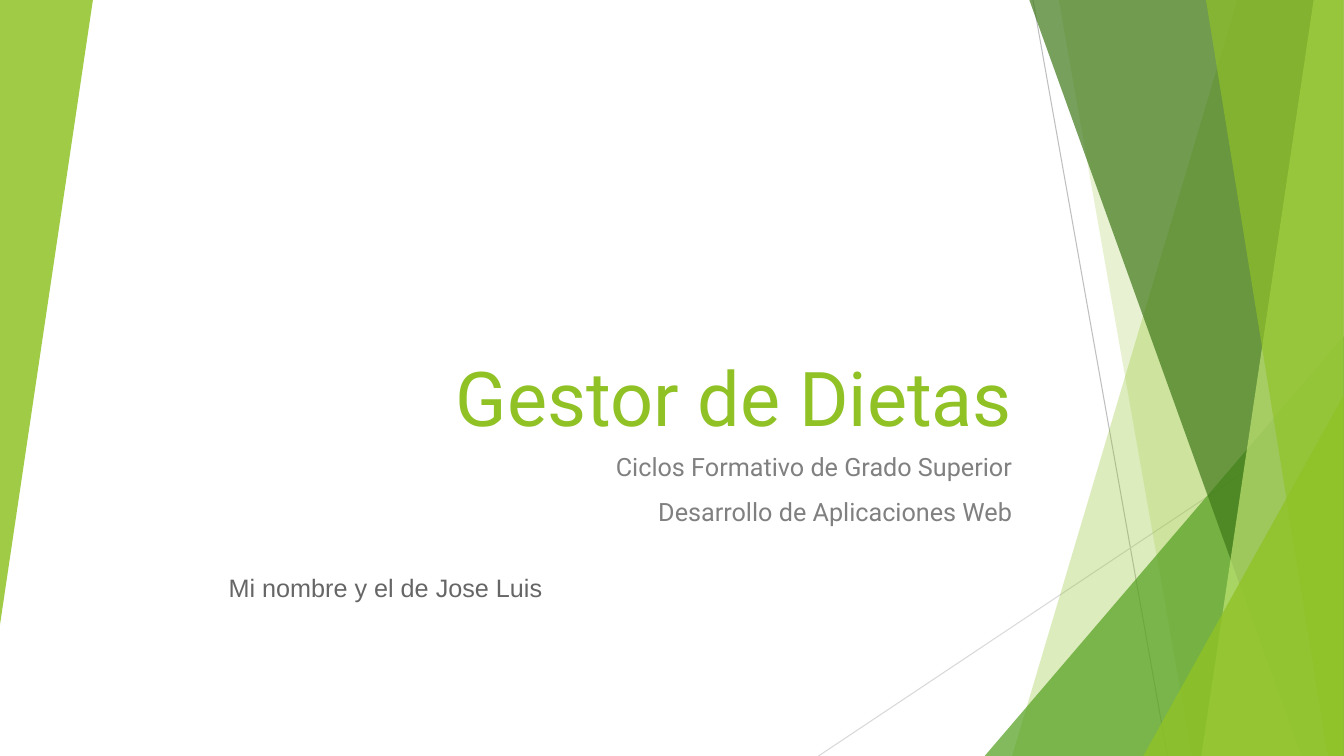
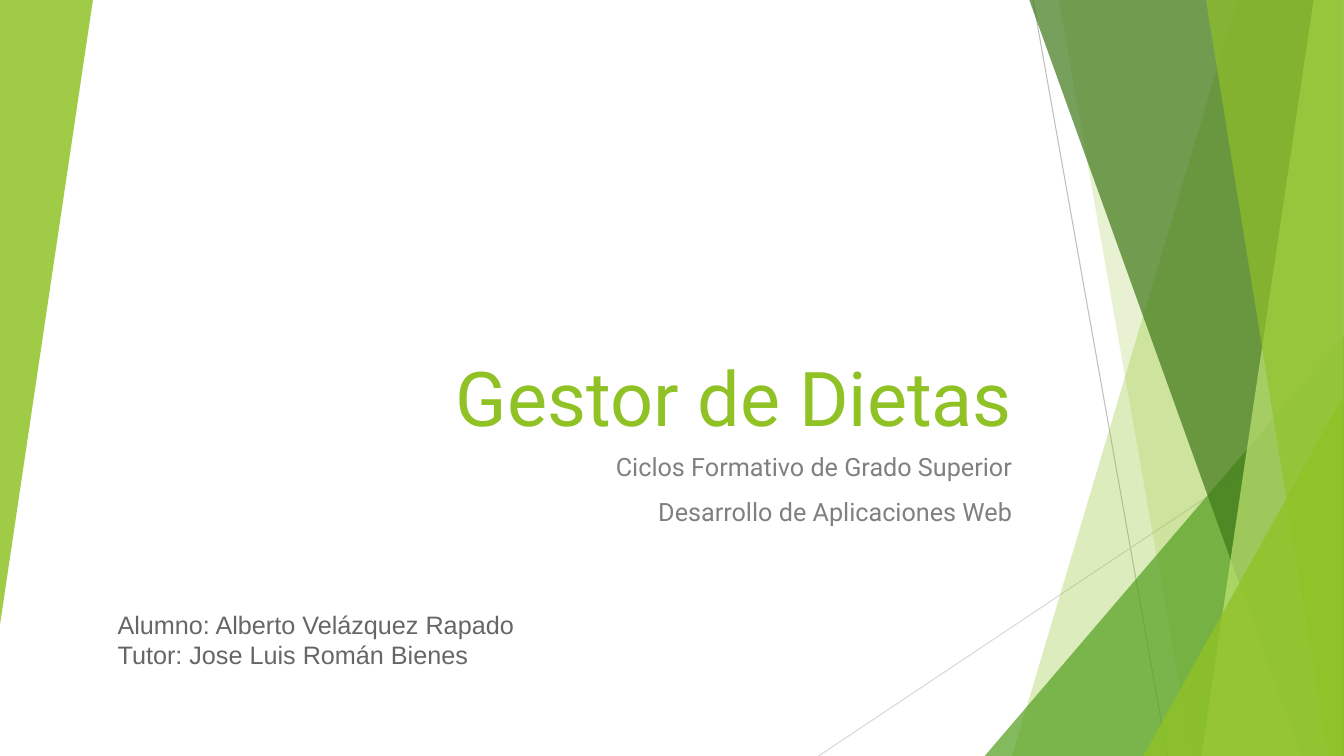
Before and after one commit to AlVelRap/dietario, a slide deck: slide 1 of Presentacion y memorias/Gestor de Dietas.pptx. Drawn at 1344x756 pixels with LibreOffice and Linux fonts; fonts in the diff are those of the drawing. Boxes give left, top, right and bottom in pixels: in the first picture for what was removed or moved away, otherwise in the second. Text is boxed around its words. In the diff, an @@ line names an element or a change of style, - is before the commit and + after.

```diff
--- a/Presentacion y memorias/Gestor de Dietas.pptx
+++ b/Presentacion y memorias/Gestor de Dietas.pptx
@@ text at (x1=118, y1=615, x2=514, y2=664): text changed @@
-Mi nombre y el de Jose Luis
+Alumno: Alberto Velázquez Rapado
+Tutor: Jose Luis Román Bienes
```
Also in this commit, not shown: 3 other files.
